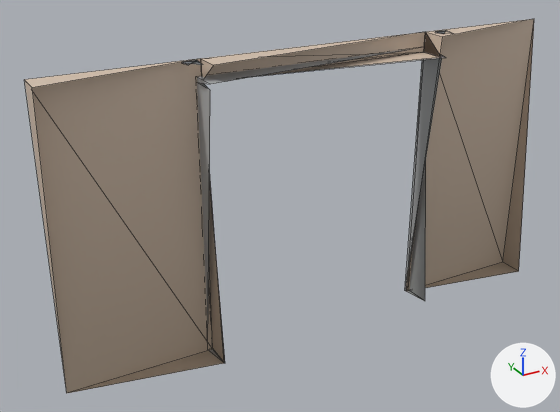
One commit to the glTF model models/kit/doubleDoor_regocrete_meshin.glb: the scene before it, then after it.
Before and after are seen from a camera (50 mm lens) standing at (-2.83, -4.45, 3.33) and looking at (-0.31, 0.14, 1.04). Arrows for +X, +Y and +Z are at lower right; the lights stay in place. The picture after the commit comes second. Mesh edges are drawn as thin lines. Vertices at exactly the same position are counted once.

Before the edit, the objects in view are built like this:
```python
me_base = bpy.data.meshes.new('base')
me_base.from_pydata(...)  # 44 vertices, 48 faces; spans x -2.0..2.0, y -0.11..0.11, z 0.0..2.21
# faces by material slot: [18, 30]
me_base.materials.append(mat_concrete)
me_base.materials.append(mat_steel)
ob_doubledoor_regocrete_meshin = bpy.data.objects.new('doubleDoor_regocrete_meshin', me_base)
ob_doubledoor_regocrete_meshin.location = (0.0, 0.0, 0.0)
```
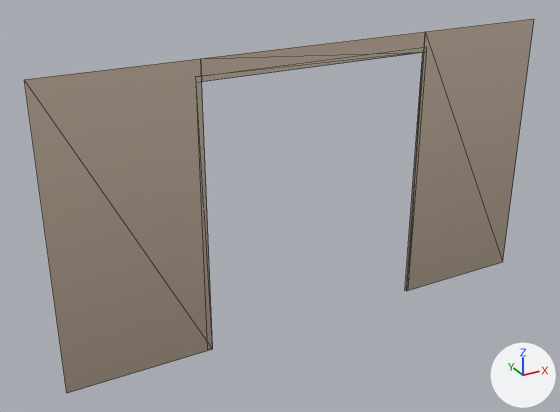
Changed parts and their boxes [x1, y1, x2, y2] in the pictures (560 x 412 px):
part 1 of me_base, deleted
    before: [182, 60, 203, 65]
part 2 of me_base, deleted
    before: [24, 19, 534, 393]

What changed in the scene script:
```text
Change me_base:
    used by ob_doubledoor_regocrete_meshin; location = (0.0, 0.0, 0.0)
    remove me_base.from_pydata(...)  # 44 vertices, 48 faces; spans x -2.0..2.0, y -0.11..0.11, z 0.0..2.21
    add me_base.from_pydata(...)  # 20 vertices, 12 faces; spans x -2.0..2.0, y 0.1..0.11, z 0.0..2.2
    me_base part 1: the loose piece of 6 vertices spanning x -1.05..-0.95, y -0.05..0.05, z 2.2..2.21 is deleted
    me_base part 2
    12 vertices are removed from x -2.0..2.0, y -0.11..-0.1, z 0.0..2.2
    24 faces are deleted
    other edits to the shape of me_base do not show in these pictures
```
